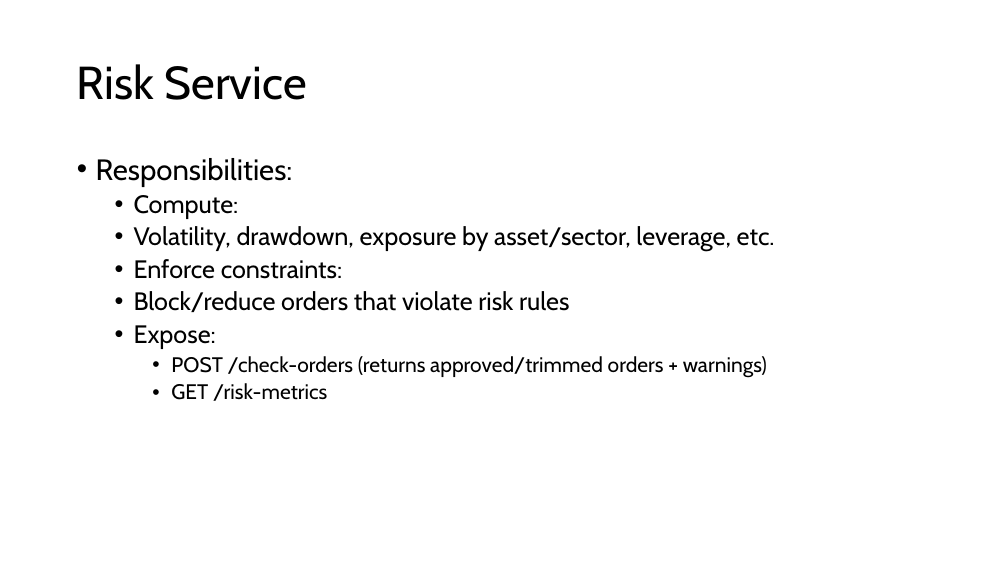
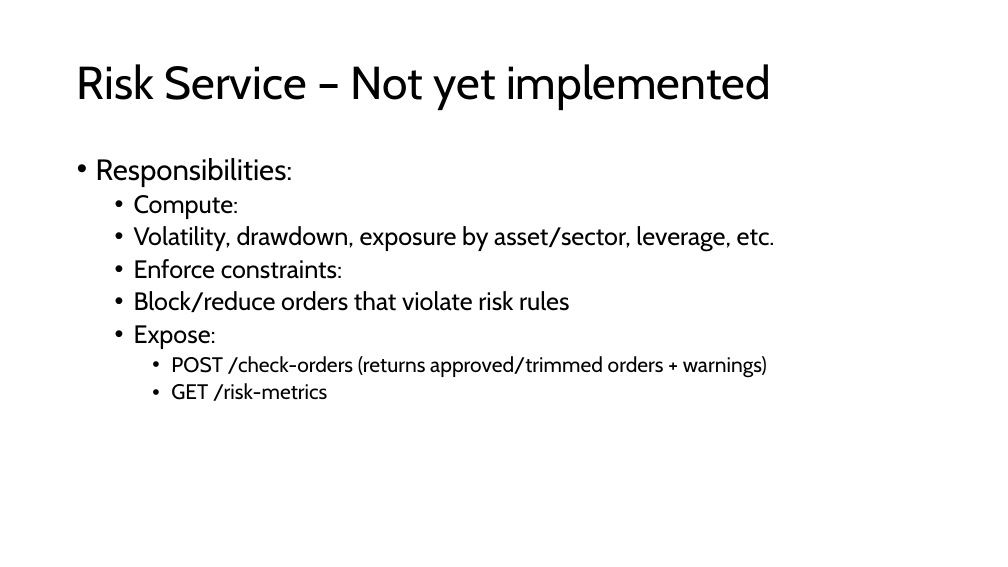
Before and after one commit to stevenOden/quant_management_platform, a slide deck: slide 11 of 00_system_architecture/quant_management_platform_architecture.pptx (slide 8 before the commit). Drawn at 1008x567 pixels with LibreOffice and Linux fonts; fonts in the diff are those of the drawing. Boxes give left, top, right and bottom in pixels: in the first picture for what was removed or moved away, otherwise in the second. Text is boxed around its words. In the diff, an @@ line names an element or a change of style, - is before the commit and + after.

Commit message:
Add market data streaming service

```diff
--- a/00_system_architecture/quant_management_platform_architecture.pptx
+++ b/00_system_architecture/quant_management_platform_architecture.pptx
@@ title at [77, 64, 771, 110]: text changed @@
-Risk Service
+Risk Service – Not yet implemented
```
Also in this commit, not shown: 7 other slides changed, 3 slides added, 43 other files.
